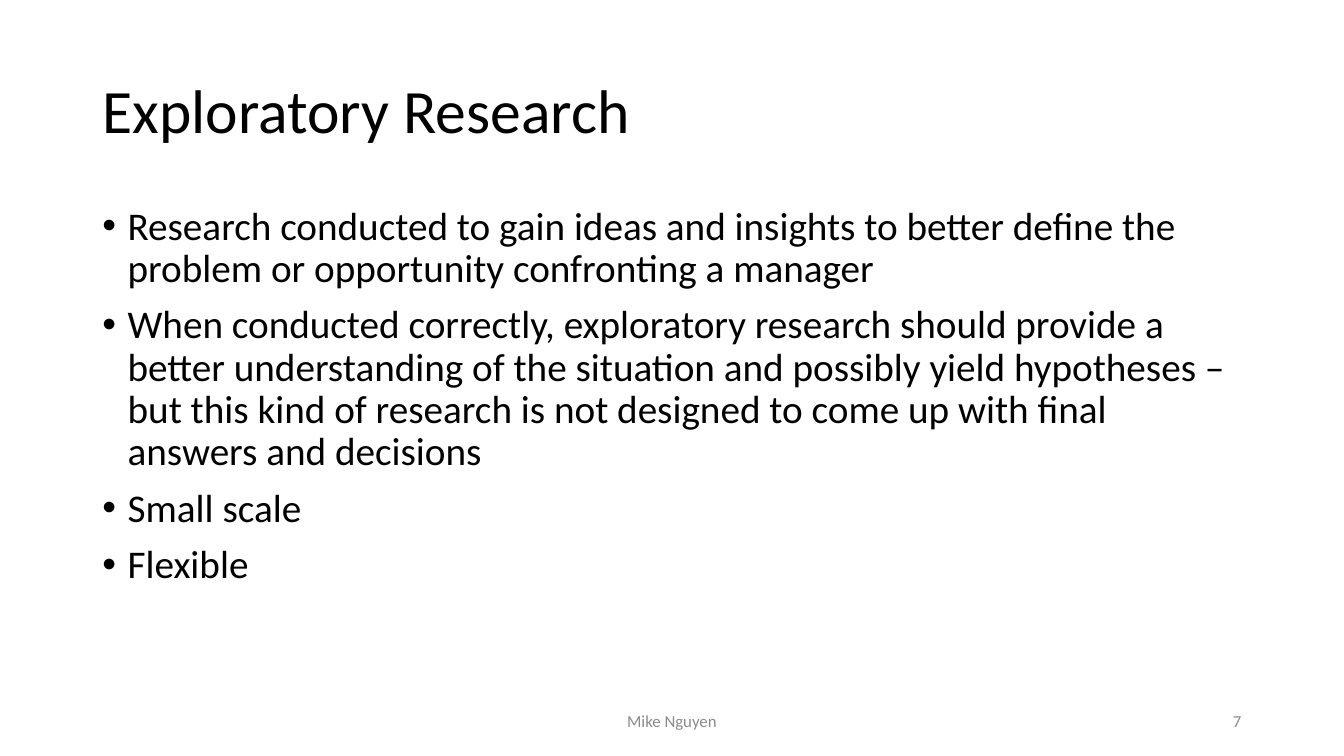
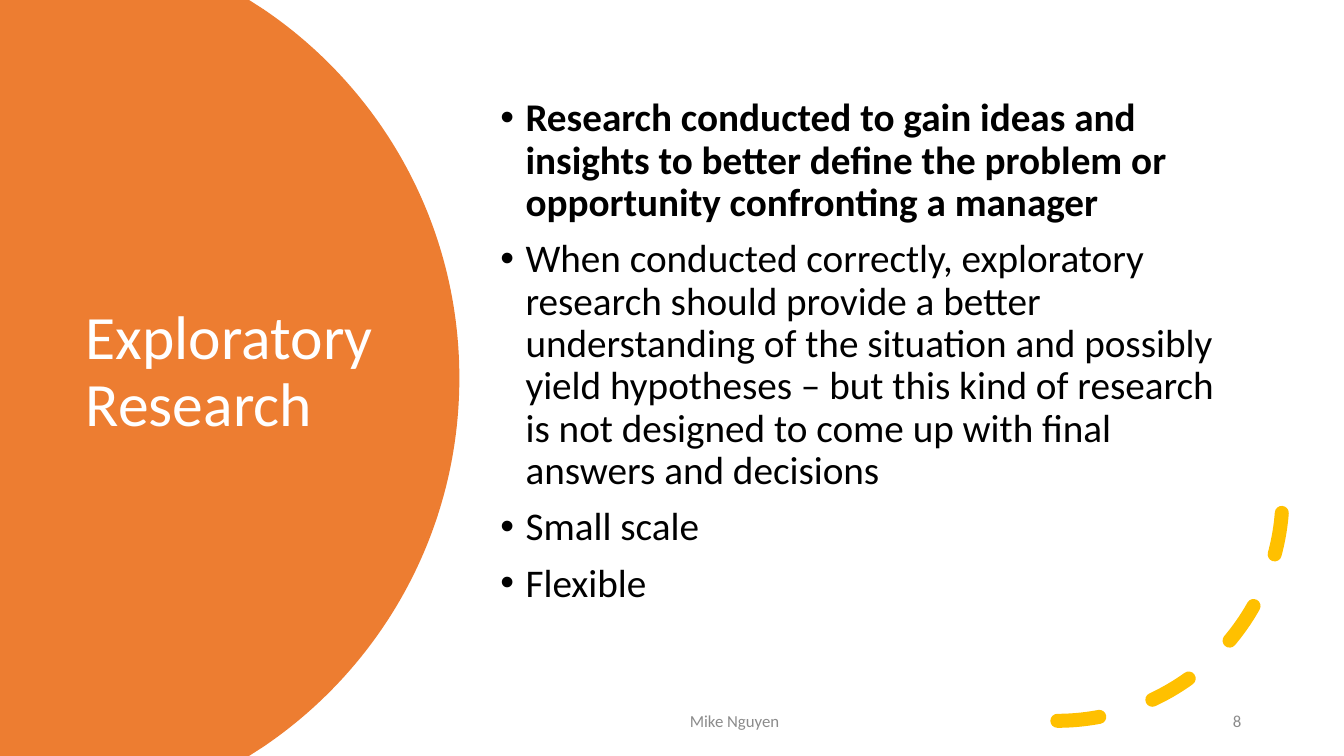
Before and after one commit to mikenguyen13/mar4050, a slide deck: slide 8 of lectures/2/1_Problem & Intro to Project.pptx (slide 7 before the commit). Drawn at 1344x756 pixels with LibreOffice and Linux fonts; fonts in the diff are those of the drawing. Boxes give left, top, right and bottom in pixels: in the first picture for what was removed or moved away, otherwise in the second. Text is boxed around its words. In the diff, an @@ line names an element or a change of style, - is before the commit and + after.

```diff
--- a/lectures/2/1_Problem & Intro to Project.pptx
+++ b/lectures/2/1_Problem & Intro to Project.pptx
@@ freeform shape added at (x1=0, y1=0, x2=460, y2=756), fill #ED7D31 @@
@@ text "Research conducted to gain ideas ..." moved from (x1=128, y1=212, x2=1196, y2=579) to (x1=526, y1=103, x2=1213, y2=598) @@
@@ text "Research conducted to gain ideas ..." at (x1=526, y1=103, x2=1213, y2=598): vertical alignment top to middle @@
@@ text at (x1=526, y1=103, x2=1166, y2=223): bold on in "Research conducted to gain ideas and insights ..." @@
@@ title "Exploratory Research" moved from (x1=102, y1=90, x2=629, y2=143) to (x1=86, y1=316, x2=373, y2=427) @@
@@ title "Exploratory Research" at (x1=86, y1=316, x2=373, y2=427): text colour #000000 to #FFFFFF @@
@@ arc (boxed as its full ellipse) added at (x1=833, y1=271, x2=1284, y2=722), outline #FFC000 10 pt dashed @@
@@ text "Mike Nguyen" at (x1=690, y1=715, x2=779, y2=730): more space between paragraphs @@
@@ page number at (x1=1233, y1=715, x2=1241, y2=727): text changed @@
-7
+8
```
Also in this commit, not shown: 5 other slides changed, 15 slides added, 1 slide removed, 1 other file.
